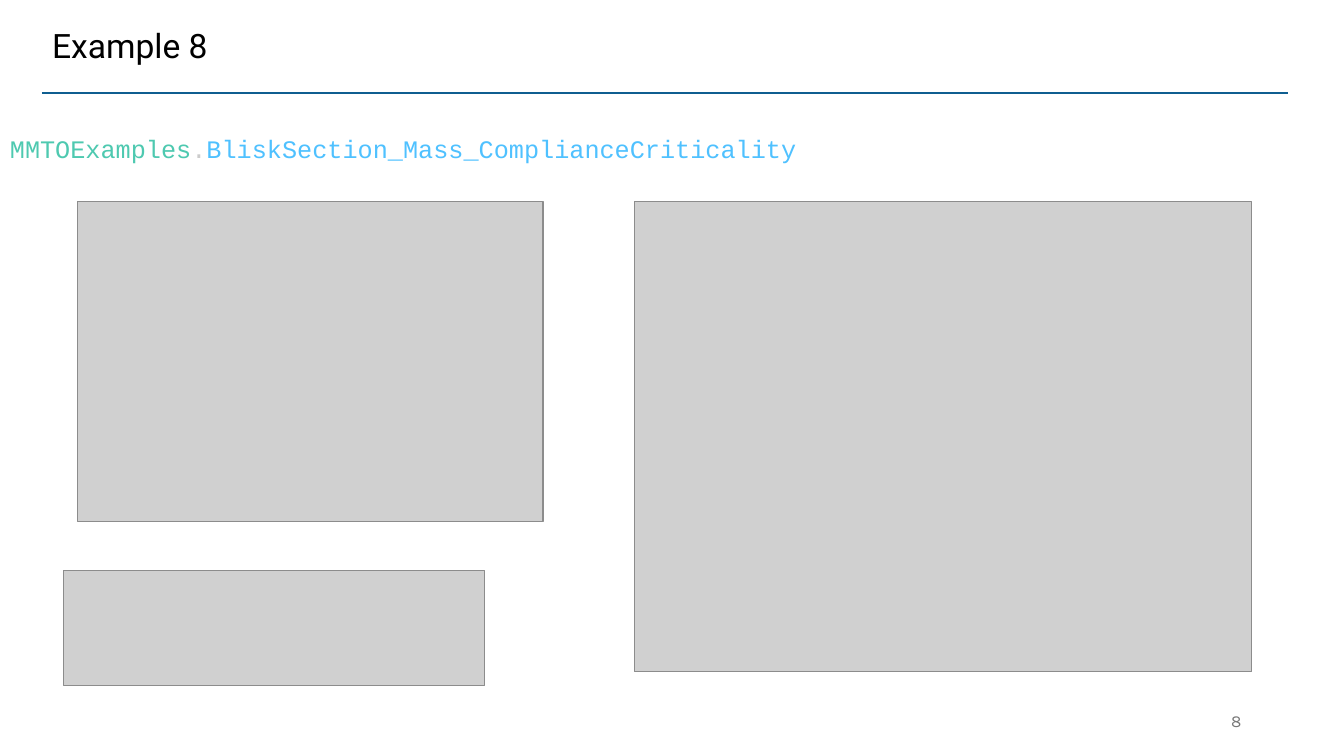
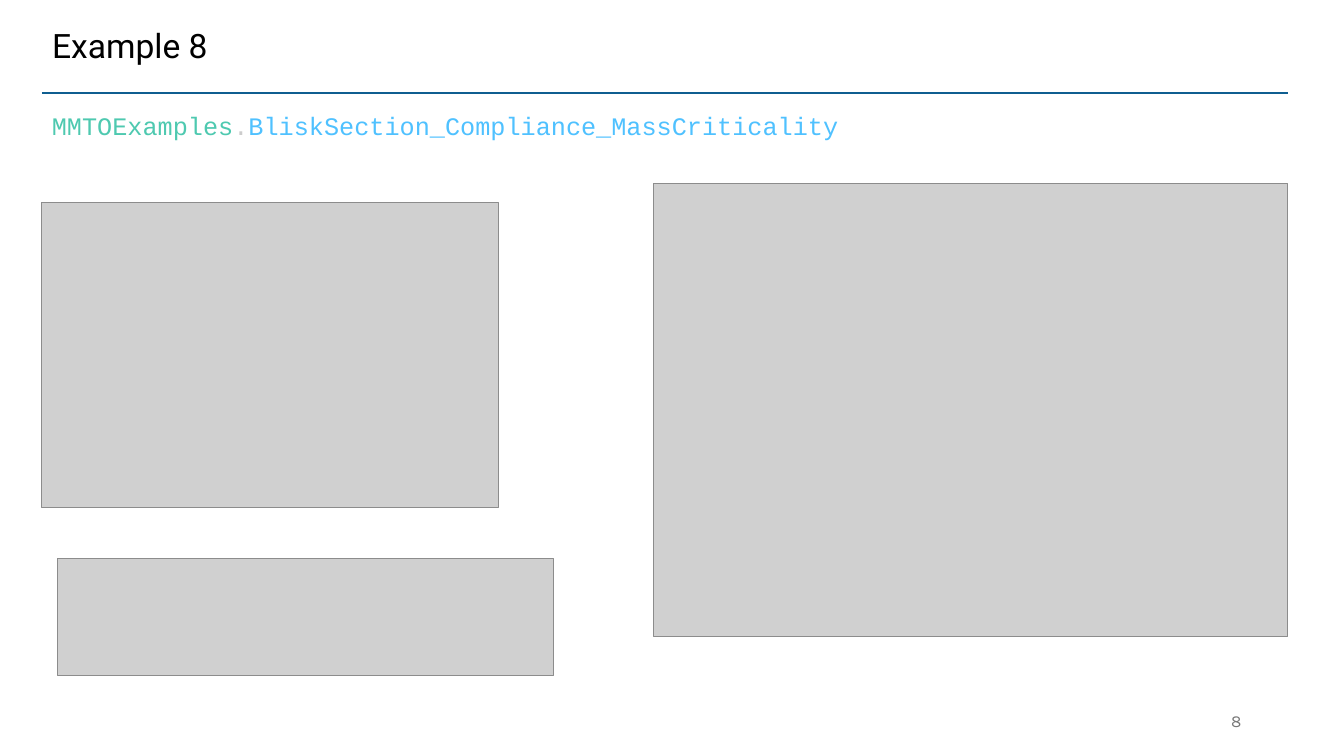
Before and after one commit to UW-ERSL/METALS, a slide deck: slide 8 of Slides/MMTOResults.pptx. Drawn at 1344x756 pixels with LibreOffice and Linux fonts; fonts in the diff are those of the drawing; grey boxes stand for pictures. Boxes give left, top, right and bottom in pixels: in the first picture for what was removed or moved away, otherwise in the second. Text is boxed around its words. In the diff, an @@ line names an element or a change of style, - is before the commit and + after.

Commit message:
Cleaned up MMTO examples.

```diff
--- a/Slides/MMTOResults.pptx
+++ b/Slides/MMTOResults.pptx
@@ text at box(52, 116, 838, 141): text changed @@
-MMTOExamples.BliskSection_Mass_ComplianceCriticality
+MMTOExamples.BliskSection_Compliance_MassCriticality
@@ picture: place and size @@
-picture at box(78, 202, 543, 522)
+picture at box(42, 203, 499, 508)
@@ picture: place and size @@
-picture at box(634, 202, 1251, 673)
+picture at box(654, 184, 1289, 637)
@@ picture: place and size @@
-picture at box(64, 571, 485, 687)
+picture at box(58, 559, 555, 676)
```
Also in this commit, not shown: 3 other slides changed, 1 slide added, 14 other files.
